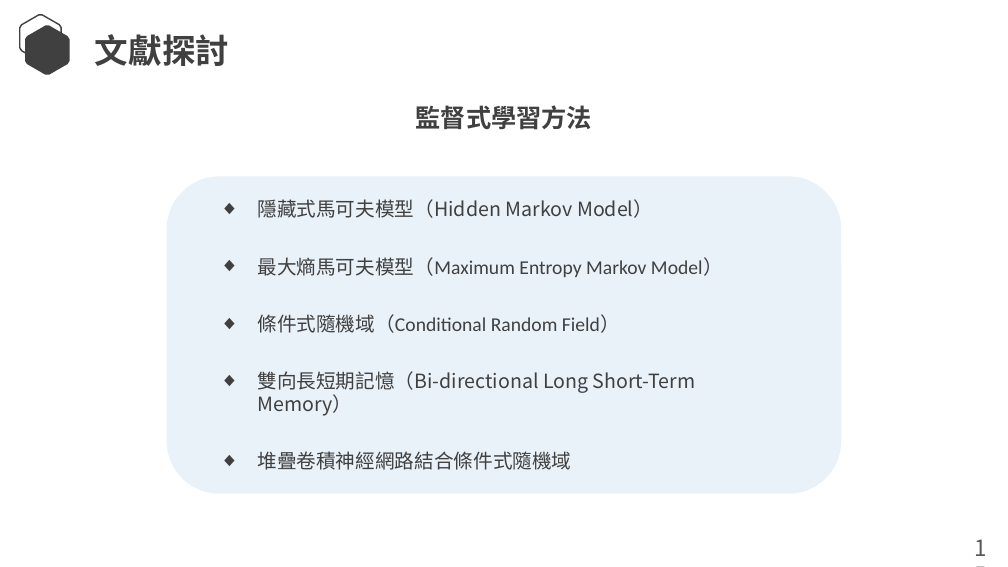
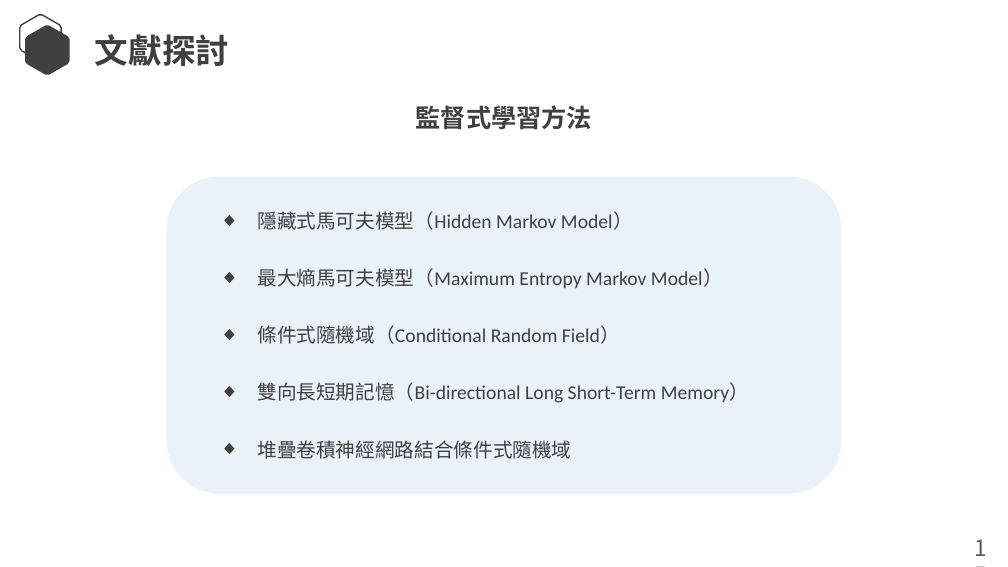
Before and after one commit to Lcwei-0708/lcwei-0708.github.io, a slide deck: slide 17 of data/paper/深度神經網路於中文斷詞之研究/深度神經網路於中文斷詞之研究.pptx. Drawn at 1008x567 pixels with LibreOffice and Linux fonts; fonts in the diff are those of the drawing. Boxes give left, top, right and bottom in pixels: in the first picture for what was removed or moved away, otherwise in the second. Text is boxed around its words. In the diff, an @@ line names an element or a change of style, - is before the commit and + after.

```diff
--- a/data/paper/深度神經網路於中文斷詞之研究/深度神經網路於中文斷詞之研究.pptx
+++ b/data/paper/深度神經網路於中文斷詞之研究/深度神經網路於中文斷詞之研究.pptx
@@ text at (x1=257, y1=211, x2=750, y2=403): font Noto Sans CJK JP to Calibri in "隱藏式馬可夫模型（Hidden Markov Model）", "雙向長短期記憶（Bi-directional Long Short-Term Memory）" @@
```
Also in this commit, not shown: 1 other slide changed.
